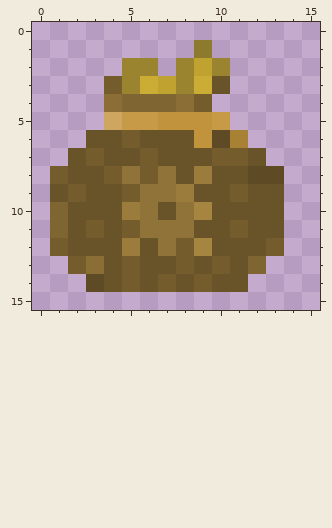
Edited in one commit: pixel-art sprite (packs/KoronaSwiat_Resource_Pack/textures/items/pouch_of_coronacoins.png). This is how it looked before the edit.
The file is 16x16 pixels.
The result:
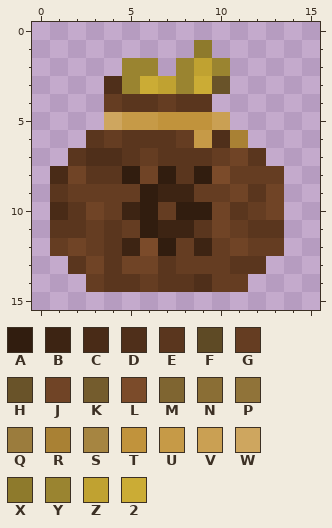
Palette (. is transparent): A #311d0f  B #3d2413  C #492b17  D #4f2f1a  E #5a361e  F #5e4a25  G #653d22  H #695329  J #704426  K #745c2d  L #7b4b2a  M #7f6531  N #8a6e35  P #907339  Q #9b7c3d  R #a98134  S #a68541  T #c1933c  U #c69a47  V #caa053  W #cea65f  X #8e7a2c  Y #9a8430  Z #c0a231  2 #cbac35
Edits made:
Changed rows in their new state; - is an unchanged pixel.
first column x 1:
 3 ---D---------
 4 ---GEEGEE----
 5 ---------V---
 6 --EGEEEGUD---
 7 -EDDEGEEEGJE-
 8 CJEEAJAEALGGG
 9 EGGGGABBGGJEJ
10 CEJGBAGAAJEGJ
11 EEGEGABBEJGEE
12 GJGEBLAGBGJGG
13 -EJEJJEGGGEE-
14 --GEEGEEDGG--
Boxes around the changes in both pictures, in picture pixels (x1, y1, x2, y2):
changed: (50, 76, 284, 292)
